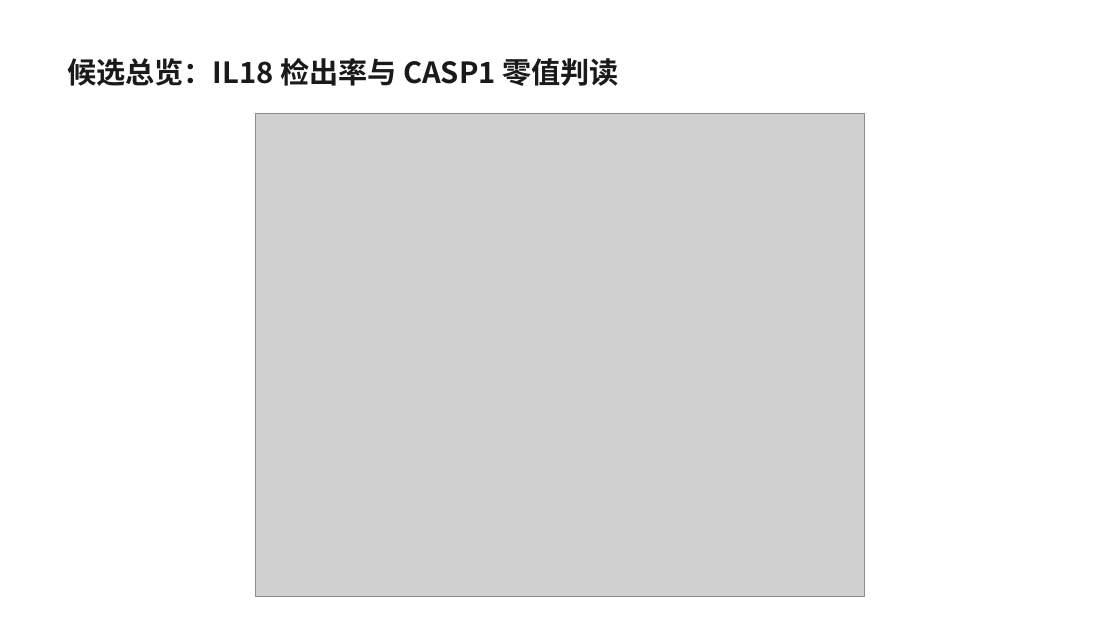
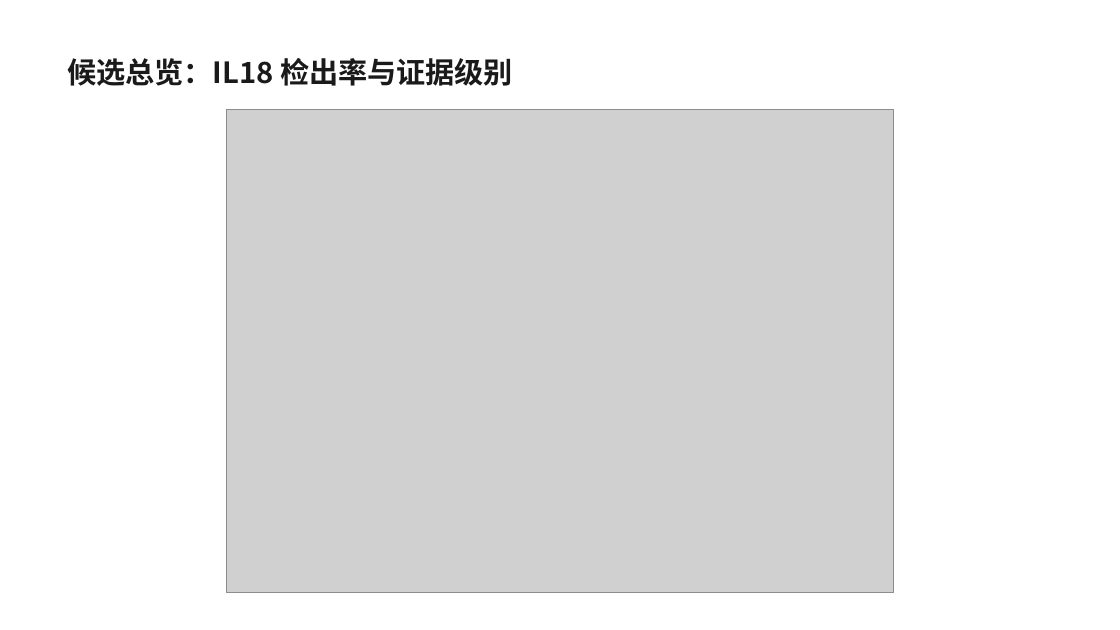
Before and after one commit to 7c96bzczcj-prog/aaa, a slide deck: slide 3 of il18_casp5organ/IL18_CASP_五器官筛选.pptx. Drawn at 1120x630 pixels with LibreOffice and Linux fonts; fonts in the diff are those of the drawing; grey boxes stand for pictures. Boxes give left, top, right and bottom in pixels: in the first picture for what was removed or moved away, otherwise in the second. Text is boxed around its words. In the diff, an @@ line names an element or a change of style, - is before the commit and + after.

```diff
--- a/il18_casp5organ/IL18_CASP_五器官筛选.pptx
+++ b/il18_casp5organ/IL18_CASP_五器官筛选.pptx
@@ text at [67, 58, 513, 86]: text changed @@
-候选总览：IL18 检出率与 CASP1 零值判读
+候选总览：IL18 检出率与证据级别
@@ picture: place and size @@
-picture at [255, 113, 865, 597]
+picture at [226, 109, 893, 592]
```
Also in this commit, not shown: 2 other slides changed, 3 slides added, 3 slides removed, 4 other files.
